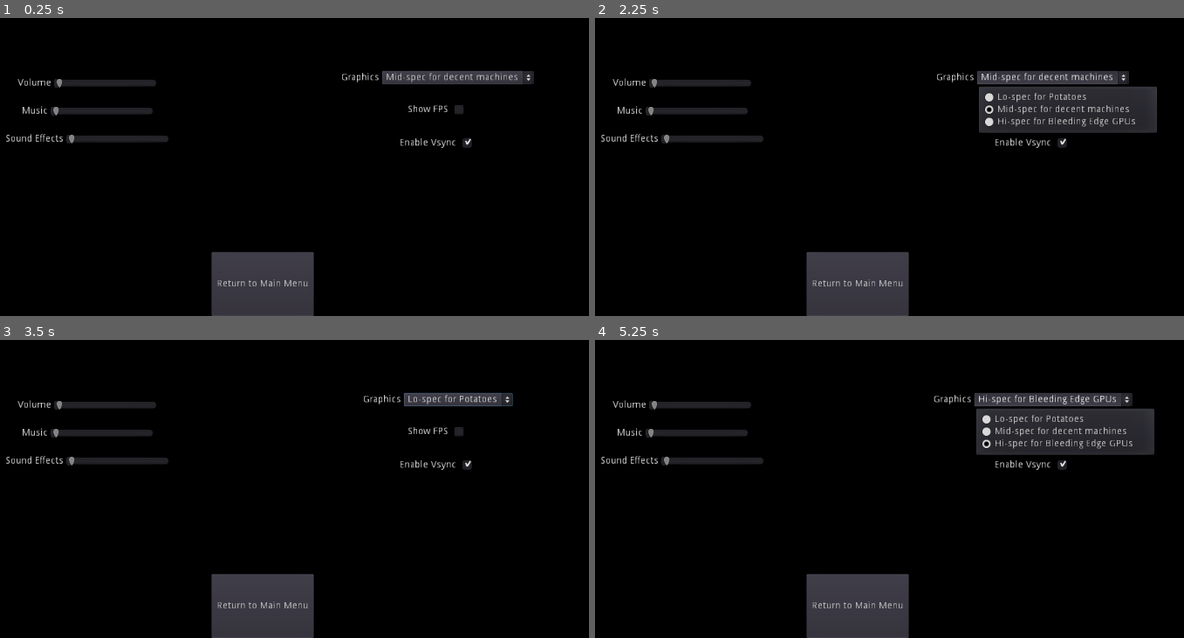
Above: before the commit, frames 1-4 (two rows, left to right).
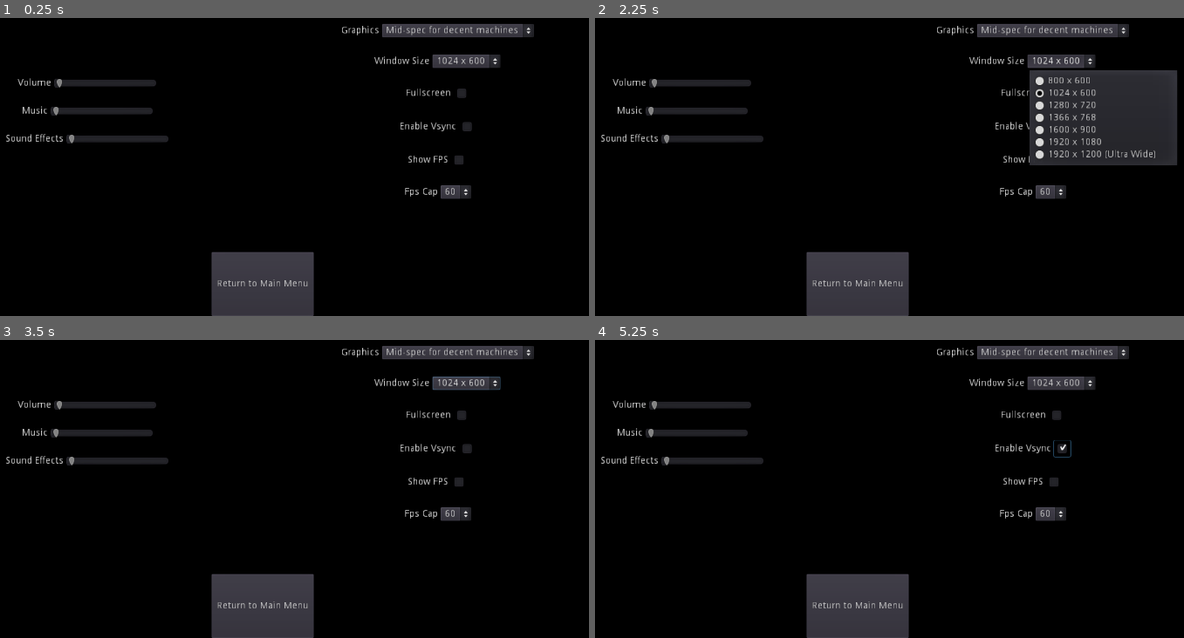
Above: after the commit, the same moments.

Repository: smclaughlan/GWJ52
Game: Godot game, scene res://Scenes/Menus/SettingsMenu.tscn
Same seed, same stepped clock (60 frames per second), same inputs: the game is played once before the commit and once after it. This scene is started directly instead of the project's main scene.
Inputs (mouse positions are in pixels of both pictures, inside the frame that each line leads up to; where the layout moved, square brackets give the same spot in the first picture):
- Up to frame 1 (0.25 s): no input
- Up to frame 2 (2.25 s): click "Mid-spec for decent machines" at 0.5 s; click (1054, 161) [1054, 110] at 1.25 s; click "Mid-spec for decent machines" (after the commit: "1024 x 600") at 2 s
- Up to frame 3 (3.5 s): click (459, 414) at 2.77 s
- Up to frame 4 (5.25 s): click (1054, 399) at 3.5 s, where only the run before the commit has a clickable "Lo-spec for Potatoes"; click (1060, 447) at 4.27 s; click (1054, 399) at 5 s, where only the run before the commit has a clickable "Hi-spec for Bleeding Edge GPUs"

The runs differ from the first frame. In frame 1, 4.0% of the frame differs, in the area x 58-91%, y 2-61%; in frame 2, 8.9%, in the area x 58-99%, y 2-61%; in frame 3, 3.8%; in frame 4, 8.2%.

Commit message:
finished settings menu

Diff:
--- a/GodotProject/Global.gd
+++ b/GodotProject/Global.gd
@@ -12,6 +12,7 @@
 var grid_dist_px = 50
 var power_source : Node2D # the first TowerWireSocket, at the home base
 var enable_fps_counter: bool # Shows an fps counter
+var previous_window_index = 1
 
 
 func pause():
--- a/GodotProject/Scenes/Menus/SettingsMenu.tscn
+++ b/GodotProject/Scenes/Menus/SettingsMenu.tscn
@@ -1,6 +1,7 @@
-[gd_scene load_steps=2 format=2]
+[gd_scene load_steps=3 format=2]
 
 [ext_resource path="res://_common/GUI/SceneChangeButton.tscn" type="PackedScene" id=1]
+[ext_resource path="res://_common/GUI/RightSide.gd" type="Script" id=2]
 
 [node name="SettingsMenu" type="Control"]
 anchor_right = 1.0
@@ -108,11 +109,12 @@
 size_flags_vertical = 3
 custom_constants/separation = 25
 alignment = 1
+script = ExtResource( 2 )
 
 [node name="HBoxContainer" type="HBoxContainer" parent="MarginContainer/VBoxContainer/Body/RightSide"]
-margin_top = 127.0
-margin_right = 510.0
-margin_bottom = 147.0
+margin_top = 58.0
+margin_right = 510.0
+margin_bottom = 78.0
 alignment = 1
 
 [node name="GraphicsLabel" type="Label" parent="MarginContainer/VBoxContainer/Body/RightSide/HBoxContainer"]
@@ -130,10 +132,68 @@
 items = [ "Lo-spec for Potatoes", null, false, 0, null, "Mid-spec for decent machines", null, false, 1, null, "Hi-spec for Bleeding Edge GPUs", null, false, 2, null ]
 selected = 1
 
+[node name="HBoxContainer4" type="HBoxContainer" parent="MarginContainer/VBoxContainer/Body/RightSide"]
+margin_top = 103.0
+margin_right = 510.0
+margin_bottom = 123.0
+alignment = 1
+
+[node name="WindowLabel" type="Label" parent="MarginContainer/VBoxContainer/Body/RightSide/HBoxContainer4"]
+margin_left = 162.0
+margin_top = 3.0
+margin_right = 243.0
+margin_bottom = 17.0
+text = "Window Size"
+
+[node name="OptionButton" type="OptionButton" parent="MarginContainer/VBoxContainer/Body/RightSide/HBoxContainer4"]
+margin_left = 247.0
+margin_right = 347.0
+margin_bottom = 20.0
+text = "1024 x 600"
+items = [ "800 x 600", null, false, 0, null, "1024 x 600", null, false, 1, null, "1280 x 720", null, false, 2, null, "1366 x 768", null, false, 3, null, "1600 x 900", null, false, 4, null, "1920 x 1080", null, false, 5, null, "1920 x 1200 (Ultra Wide)", null, false, 6, null ]
+selected = 1
+
+[node name="HBoxContainer5" type="HBoxContainer" parent="MarginContainer/VBoxContainer/Body/RightSide"]
+margin_top = 148.0
+margin_right = 510.0
+margin_bottom = 172.0
+alignment = 1
+
+[node name="FullscreenLabel" type="Label" parent="MarginContainer/VBoxContainer/Body/RightSide/HBoxContainer5"]
+margin_left = 208.0
+margin_top = 5.0
+margin_right = 274.0
+margin_bottom = 19.0
+text = "Fullscreen"
+
+[node name="CheckButton3" type="CheckBox" parent="MarginContainer/VBoxContainer/Body/RightSide/HBoxContainer5"]
+margin_left = 278.0
+margin_right = 302.0
+margin_bottom = 24.0
+
+[node name="HBoxContainer3" type="HBoxContainer" parent="MarginContainer/VBoxContainer/Body/RightSide"]
+margin_top = 197.0
+margin_right = 510.0
+margin_bottom = 221.0
+alignment = 1
+
+[node name="EnableVsyncLabel" type="Label" parent="MarginContainer/VBoxContainer/Body/RightSide/HBoxContainer3"]
+margin_left = 199.0
+margin_top = 5.0
+margin_right = 282.0
+margin_bottom = 19.0
+text = "Enable Vsync"
+
+[node name="CheckButton2" type="CheckBox" parent="MarginContainer/VBoxContainer/Body/RightSide/HBoxContainer3"]
+margin_left = 286.0
+margin_right = 310.0
+margin_bottom = 24.0
+pressed = true
+
 [node name="HBoxContainer2" type="HBoxContainer" parent="MarginContainer/VBoxContainer/Body/RightSide"]
-margin_top = 172.0
-margin_right = 510.0
-margin_bottom = 196.0
+margin_top = 246.0
+margin_right = 510.0
+margin_bottom = 270.0
 alignment = 1
 
 [node name="ShowFPSLabel" type="Label" parent="MarginContainer/VBoxContainer/Body/RightSide/HBoxContainer2"]
@@ -148,24 +208,26 @@
 margin_right = 298.0
 margin_bottom = 24.0
 
-[node name="HBoxContainer3" type="HBoxContainer" parent="MarginContainer/VBoxContainer/Body/RightSide"]
-margin_top = 221.0
-margin_right = 510.0
-margin_bottom = 245.0
-alignment = 1
-
-[node name="EnableVsyncLabel" type="Label" parent="MarginContainer/VBoxContainer/Body/RightSide/HBoxContainer3"]
-margin_left = 199.0
-margin_top = 5.0
-margin_right = 282.0
-margin_bottom = 19.0
-text = "Enable Vsync"
-
-[node name="CheckButton" type="CheckBox" parent="MarginContainer/VBoxContainer/Body/RightSide/HBoxContainer3"]
-margin_left = 286.0
-margin_right = 310.0
-margin_bottom = 24.0
-pressed = true
+[node name="HBoxContainer6" type="HBoxContainer" parent="MarginContainer/VBoxContainer/Body/RightSide"]
+margin_top = 295.0
+margin_right = 510.0
+margin_bottom = 315.0
+alignment = 1
+
+[node name="FpsCapLabel" type="Label" parent="MarginContainer/VBoxContainer/Body/RightSide/HBoxContainer6"]
+margin_left = 206.0
+margin_top = 3.0
+margin_right = 255.0
+margin_bottom = 17.0
+text = "Fps Cap"
+
+[node name="OptionButton2" type="OptionButton" parent="MarginContainer/VBoxContainer/Body/RightSide/HBoxContainer6"]
+margin_left = 259.0
+margin_right = 304.0
+margin_bottom = 20.0
+text = "60"
+items = [ "30", null, false, 0, null, "60", null, false, 1, null, "90", null, false, 2, null, "120", null, false, 3, null, "180", null, false, 4, null, "240", null, false, 5, null, "320", null, false, 6, null ]
+selected = 1
 
 [node name="Footer" type="HBoxContainer" parent="MarginContainer/VBoxContainer"]
 margin_top = 506.0
@@ -184,5 +246,8 @@
 text = "Return to Main Menu"
 return_to_main = true
 
-[connection signal="pressed" from="MarginContainer/VBoxContainer/Body/RightSide/HBoxContainer2/CheckButton" to="MarginContainer/VBoxContainer/Footer/SceneChangeButton" method="_on_OptionButton_pressed"]
-[connection signal="pressed" from="MarginContainer/VBoxContainer/Body/RightSide/HBoxContainer3/CheckButton" to="MarginContainer/VBoxContainer/Footer/SceneChangeButton" method="_on_CheckButton_pressed"]
+[connection signal="item_selected" from="MarginContainer/VBoxContainer/Body/RightSide/HBoxContainer4/OptionButton" to="MarginContainer/VBoxContainer/Body/RightSide" method="_on_OptionButton_item_selected"]
+[connection signal="pressed" from="MarginContainer/VBoxContainer/Body/RightSide/HBoxContainer5/CheckButton3" to="MarginContainer/VBoxContainer/Body/RightSide" method="_on_CheckButton3_pressed"]
+[connection signal="pressed" from="MarginContainer/VBoxContainer/Body/RightSide/HBoxContainer3/CheckButton2" to="MarginContainer/VBoxContainer/Body/RightSide" method="_on_CheckButton2_pressed"]
+[connection signal="pressed" from="MarginContainer/VBoxContainer/Body/RightSide/HBoxContainer2/CheckButton" to="MarginContainer/VBoxContainer/Body/RightSide" method="_on_CheckButton_pressed"]
+[connection signal="item_selected" from="MarginContainer/VBoxContainer/Body/RightSide/HBoxContainer6/OptionButton2" to="MarginContainer/VBoxContainer/Body/RightSide" method="_on_OptionButton2_item_selected"]
--- /dev/null
+++ b/GodotProject/_common/GUI/RightSide.gd
@@ -0,0 +1,38 @@
+extends VBoxContainer
+
+var window_sizes = [Vector2(800, 600), Vector2(1024, 600), Vector2(1280, 720), Vector2(1366, 768), Vector2(1600, 900), Vector2(1980, 1080), Vector2(1980, 1020)]
+
+func _ready():
+	# set the previous values
+	get_node("HBoxContainer2/CheckButton").pressed = Global.enable_fps_counter
+	get_node("HBoxContainer3/CheckButton2").pressed = OS.vsync_enabled
+	get_node("HBoxContainer5/CheckButton3").pressed = OS.window_fullscreen
+	get_node("HBoxContainer4/OptionButton").disabled = OS.window_fullscreen
+	get_node("HBoxContainer4/OptionButton").selected = Global.previous_window_index
+	get_node("HBoxContainer6/OptionButton2").selected = int(Engine.target_fps / 30) - 1
+
+	pass
+
+
+
+func _on_CheckButton_pressed():
+	Global.enable_fps_counter = !Global.enable_fps_counter
+	Global.show_fps_counter()
+
+
+func _on_CheckButton2_pressed():
+	OS.vsync_enabled = !OS.vsync_enabled
+
+
+func _on_CheckButton3_pressed():
+	OS.window_fullscreen = !OS.window_fullscreen
+	get_node("HBoxContainer4/OptionButton").disabled = OS.window_fullscreen
+
+
+func _on_OptionButton_item_selected(index):
+	OS.window_size = window_sizes[index]
+	Global.previous_window_index = index
+
+
+func _on_OptionButton2_item_selected(index):
+	Engine.target_fps = int(get_node("HBoxContainer6/OptionButton2").text)
--- a/GodotProject/_common/GUI/SceneChangeButton.gd
+++ b/GodotProject/_common/GUI/SceneChangeButton.gd
@@ -10,7 +10,6 @@
 	# delay init to allow parent scene to load
 	var _err = get_tree().create_timer(0.1, false).connect("timeout", self, "delayed_ready")
 
-	# set the fps counter check box value
 
 func delayed_ready():
 	var stage_manager = Global.stage_manager
--- a/GodotProject/project.godot
+++ b/GodotProject/project.godot
@@ -34,8 +34,13 @@
 
 Global="*res://Global.gd"
 
+[debug]
+
+settings/fps/force_fps=60
+
 [display]
 
+window/size/resizable=false
 window/stretch/mode="2d"
 
 [gui]
